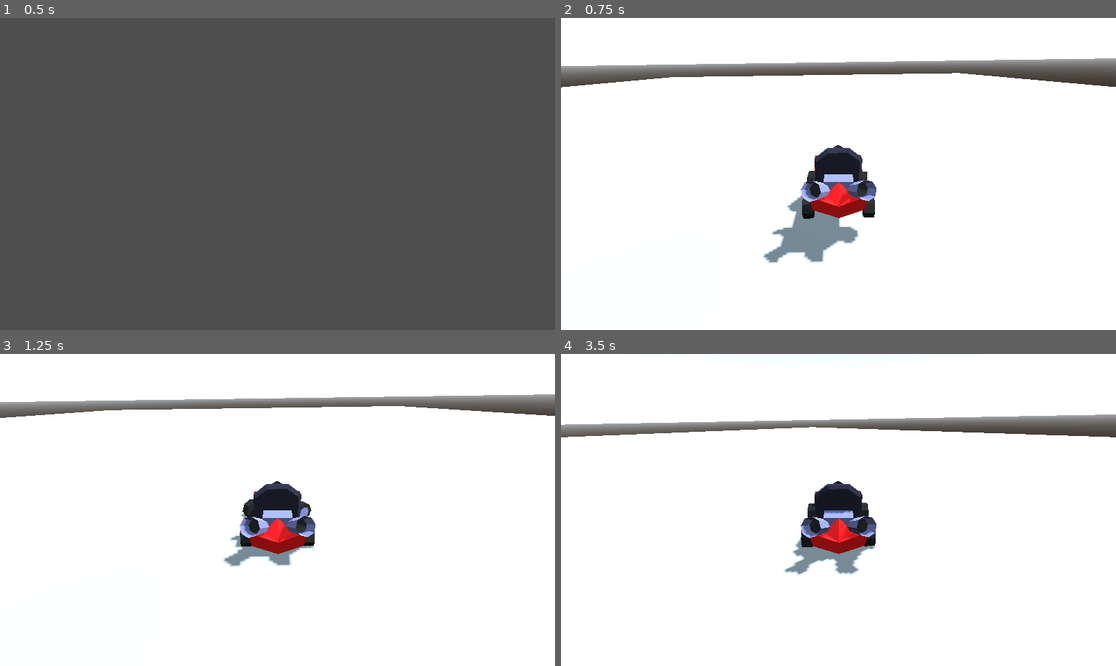
Above: before the commit, frames 1-4 (two rows, left to right).
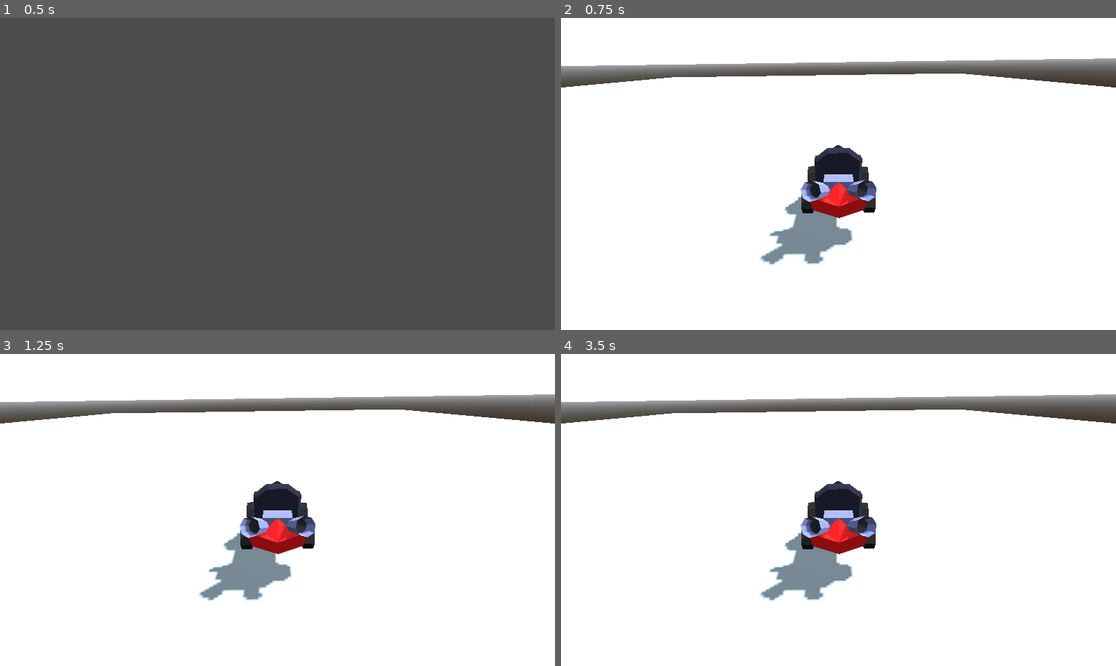
Above: after the commit, the same moments.

Repository: StubblyCamera52/yargkart
Game: Godot game, scene res://test.tscn
Same seed, same stepped clock (60 frames per second), same inputs: the game is played once before the commit and once after it.
Inputs:
- Up to frame 1 (0.5 s): no input
- Up to frame 2 (0.75 s): tap Enter at 0.5 s; hold D (Steer_Right) from 0.53 s (still down); tap O (Join) at 0.6 s
- Up to frame 3 (1.25 s): keep holding D (Steer_Right)
- Up to frame 4 (3.5 s): release D (Steer_Right) at 1.28 s; hold A (Steer_Left) 1.28-2.03 s; tap O (Join) at 1.35, 2.1, 2.85 s; hold D (Steer_Right) 2.03-2.78 s; tap Space at 2.75 s; hold W (Accelerate) from 2.78 s (still down)

Frame 1 is identical in both runs. In frame 2, 0.7% of the frame differs, in the area x 0-100%, y 17-80%; in frame 3, 3.2%; in frame 4, 11%, in the area x 0-100%, y 12-80%.
Error after the commit: Invalid type in utility function "move_toward()". Cannot convert argument 1 from Nil to float. (res://car.gd:30)

Commit message:
remvoe vehiclebody3d

Diff:
--- a/car.gd
+++ b/car.gd
@@ -1,4 +1,4 @@
-extends VehicleBody3D
+extends CharacterBody3D
 
 @export var engine_force_value: float = 30.0
 @export var steer_speed: float = 1.5
@@ -7,8 +7,10 @@
 var player: int
 var input
 var steer_target := 0
+var engine
+var steer
 
-var previous_speed = linear_velocity.length()
+var previous_speed = 0
 
 func init(player_id: int, device_id: int) -> void:
 	player = player_id
@@ -21,10 +23,10 @@
 	steer_target *= steer_limit
 
 	if input.is_action_pressed("Accelerate"):
-		engine_force = engine_force_value
+		engine = engine_force_value
 	else:
-		engine_force = 0.0
+		engine = 0.0
 
-	steering = move_toward(steering, steer_target, delta*steer_speed)
+	steer = move_toward(steer, steer_target, delta*steer_speed)
 
-	previous_speed = linear_velocity.length()
+	previous_speed = 0
--- a/car.tscn
+++ b/car.tscn
@@ -7,7 +7,7 @@
 [sub_resource type="BoxShape3D" id="BoxShape3D_24jkt"]
 size = Vector3(2, 1, 1)
 
-[node name="Car" type="VehicleBody3D"]
+[node name="Car" type="CharacterBody3D"]
 collision_layer = 16
 collision_mask = 3
 script = ExtResource("1_7822p")
@@ -16,46 +16,25 @@
 [node name="CollisionShape3D" type="CollisionShape3D" parent="."]
 shape = SubResource("BoxShape3D_24jkt")
 
-[node name="FLWheel" type="VehicleWheel3D" parent="."]
-transform = Transform3D(1.31134e-07, 0, 1, 0, 1, 0, -1, 0, 1.31134e-07, 0.580147, -0.363534, -0.638214)
-use_as_traction = true
-use_as_steering = true
-wheel_radius = 0.3
-
-[node name="FLWheelModel" parent="FLWheel" instance=ExtResource("2_k61xc")]
-transform = Transform3D(0.5, 0, 0, 0, 0.5, 0, 0, 0, 0.5, 0.0695269, 0, -2.38419e-07)
-
-[node name="FRWheel" type="VehicleWheel3D" parent="."]
-transform = Transform3D(1.31134e-07, 0, 1, 0, 1, 0, -1, 0, 1.31134e-07, 0.580415, -0.389785, 0.59413)
-use_as_traction = true
-use_as_steering = true
-wheel_radius = 0.3
-
-[node name="FrWheelModel" parent="FRWheel" instance=ExtResource("2_k61xc")]
-transform = Transform3D(-0.5, 0, -4.37114e-08, 0, 0.5, 0, 4.37114e-08, 0, -0.5, -0.0906091, 0, 5.96046e-08)
-
-[node name="BRWheel" type="VehicleWheel3D" parent="."]
-transform = Transform3D(1.31134e-07, 0, 1, 0, 1, 0, -1, 0, 1.31134e-07, -0.571746, -0.389785, 0.59413)
-use_as_traction = true
-wheel_radius = 0.3
-
-[node name="BRWheelModel" parent="BRWheel" instance=ExtResource("2_k61xc")]
-transform = Transform3D(-0.5, 0, -4.37114e-08, 0, 0.5, 0, 4.37114e-08, 0, -0.5, -0.0906091, 0, 5.96046e-08)
-
-[node name="BLWheel" type="VehicleWheel3D" parent="."]
-transform = Transform3D(1.31134e-07, 0, 1, 0, 1, 0, -1, 0, 1.31134e-07, -0.571746, -0.389785, -0.705314)
-use_as_traction = true
-wheel_radius = 0.3
-
-[node name="BLWheelModel" parent="BLWheel" instance=ExtResource("2_k61xc")]
-transform = Transform3D(0.5, 0, 0, 0, 0.5, 0, 0, 0, 0.5, 0, 0, 0)
-
 [node name="SpringArm3D" type="SpringArm3D" parent="."]
 transform = Transform3D(-0.00672638, 0.481707, -0.876307, -0.0122352, 0.876221, 0.481754, 0.999903, 0.0139622, -3.83046e-08, 0, 0, 0)
 spring_length = 5.0
 
 [node name="Camera3D" type="Camera3D" parent="SpringArm3D"]
 transform = Transform3D(1, -9.31323e-10, 5.70424e-11, 9.31323e-10, 1, -3.03412e-08, -4.61945e-10, 5.90715e-08, 1, 0.00122652, -0.0878265, 3.81487)
+current = true
 
 [node name="KartModel" parent="." instance=ExtResource("2_uoj53")]
 transform = Transform3D(-2.18557e-08, 0, 0.5, 0, 0.5, 0, -0.5, 0, -2.18557e-08, -0.0850269, -0.138039, 0)
+
+[node name="FLWheelModel" parent="." instance=ExtResource("2_k61xc")]
+transform = Transform3D(6.5567e-08, 0, 0.5, 0, 0.5, 0, -0.5, 0, 6.5567e-08, 0.580147, -0.363534, -0.707741)
+
+[node name="FrWheelModel" parent="." instance=ExtResource("2_k61xc")]
+transform = Transform3D(-2.18556e-08, 0, -0.5, 0, 0.5, 0, 0.5, 0, -2.18556e-08, 0.580415, -0.389785, 0.684739)
+
+[node name="BRWheelModel" parent="." instance=ExtResource("2_k61xc")]
+transform = Transform3D(-2.18556e-08, 0, -0.5, 0, 0.5, 0, 0.5, 0, -2.18556e-08, -0.571746, -0.389785, 0.684739)
+
+[node name="BLWheelModel" parent="." instance=ExtResource("2_k61xc")]
+transform = Transform3D(6.5567e-08, 0, 0.5, 0, 0.5, 0, -0.5, 0, 6.5567e-08, -0.571746, -0.389785, -0.705314)
